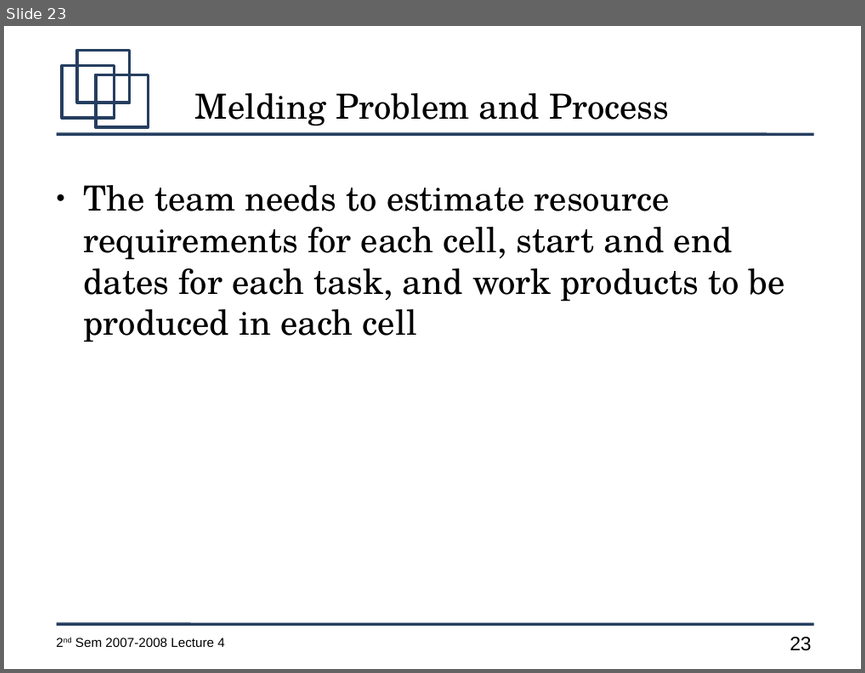
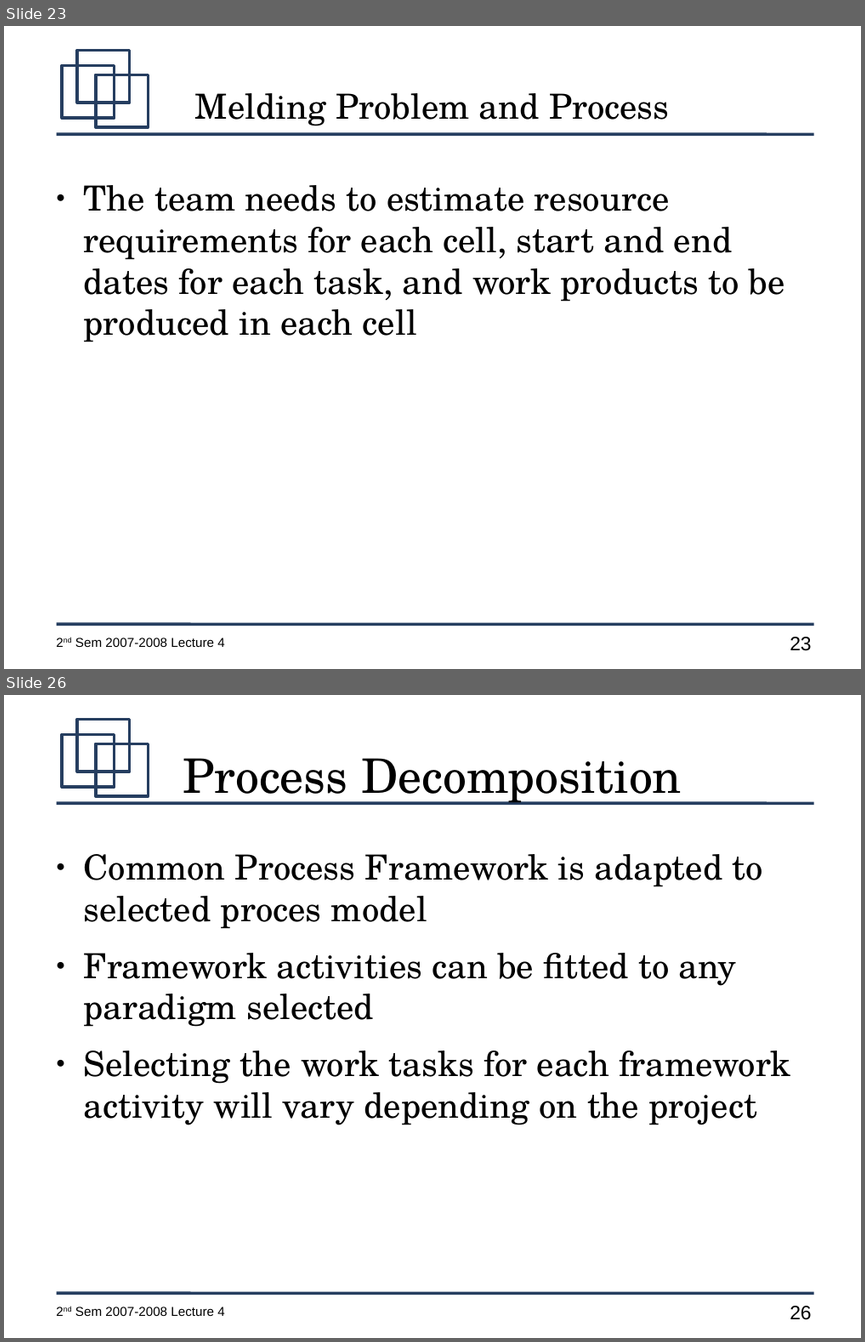
Before and after one commit to jachermocilla/jach-homepage, a slide deck: CMSC128-2nd-Sem-2007-L4.odp. Shown one above the other, each under a label of ours: slide 23 before the commit, slides 23 and 26 after it; the slides between them are not shown. The pictures are 865x673 and 865x1342 pixels, drawn with LibreOffice and Linux fonts; fonts in the diff are those of the drawing. Boxes give left, top, right and bottom in pixels: in the first picture for what was removed or moved away, otherwise in the second. Text is boxed around its words. In the diff, an @@ line names an element or a change of style, - is before the commit and + after.

```diff
--- a/CMSC128-2nd-Sem-2007-L4.odp
+++ b/CMSC128-2nd-Sem-2007-L4.odp
@@ slide 26 added at [4, 695, 861, 1338], background #FFFFFF; not listed: 7 template elements that a slide beside it also shows @@
@@ title added at [182, 758, 681, 805], 44 pt, text #000000 @@
+Process Decomposition
@@ text added at [84, 854, 790, 1125], 32 pt, text #000000 @@
+● Common Process Framework is adapted to selected proces model
+● Framework activities can be fitted to any paradigm selected
+● Selecting the work tasks for each framework activity will vary depending on the project
```
Also in this commit, not shown: 1 slide changed, 7 other slides added, 2 slides removed.
